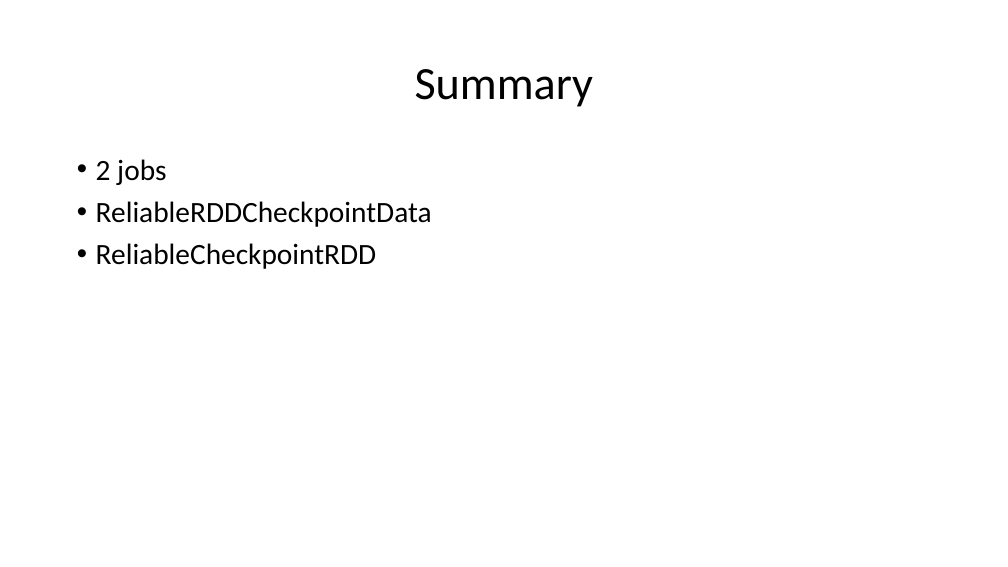
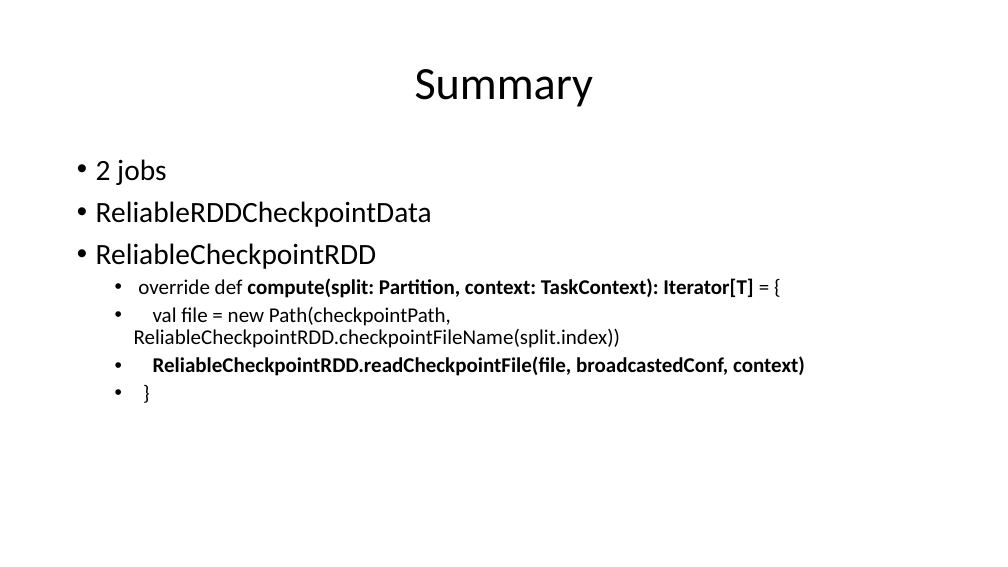
Before and after one commit to nkudinov/apache_spark_pptx, a slide deck: slide 27 of Spark_checkpoint.pptx (slide 25 before the commit). Drawn at 1008x567 pixels with LibreOffice and Linux fonts; fonts in the diff are those of the drawing. Boxes give left, top, right and bottom in pixels: in the first picture for what was removed or moved away, otherwise in the second. Text is boxed around its words. In the diff, an @@ line names an element or a change of style, - is before the commit and + after.

Commit message:
add more details about checkpoint

```diff
--- a/Spark_checkpoint.pptx
+++ b/Spark_checkpoint.pptx
@@ text at <box>134,278,805,376</box>: paragraphs added @@
+  • override def compute(split: Partition, context: TaskContext): Iterator[T] = {
+  • val file = new Path(checkpointPath, ReliableCheckpointRDD.checkpointFileName(split.index))
+  • ReliableCheckpointRDD.readCheckpointFile(file, broadcastedConf, context)
+  • }
```
Also in this commit, not shown: 6 other slides changed, 5 slides added, 3 slides removed.
